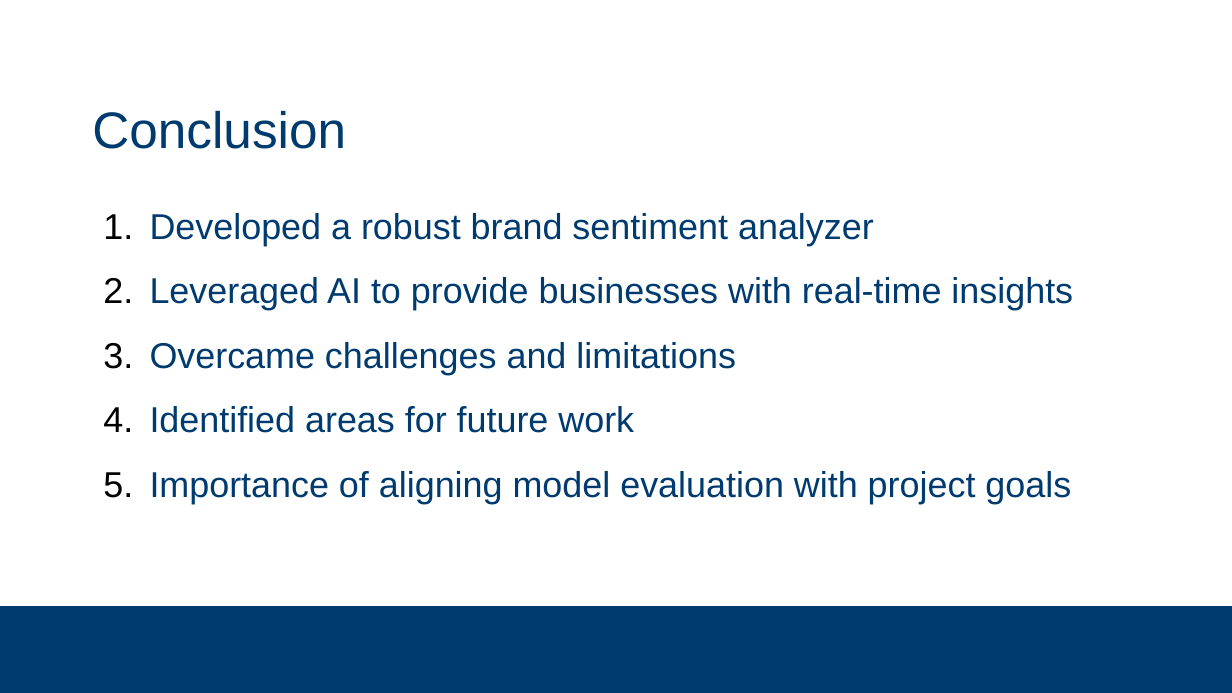
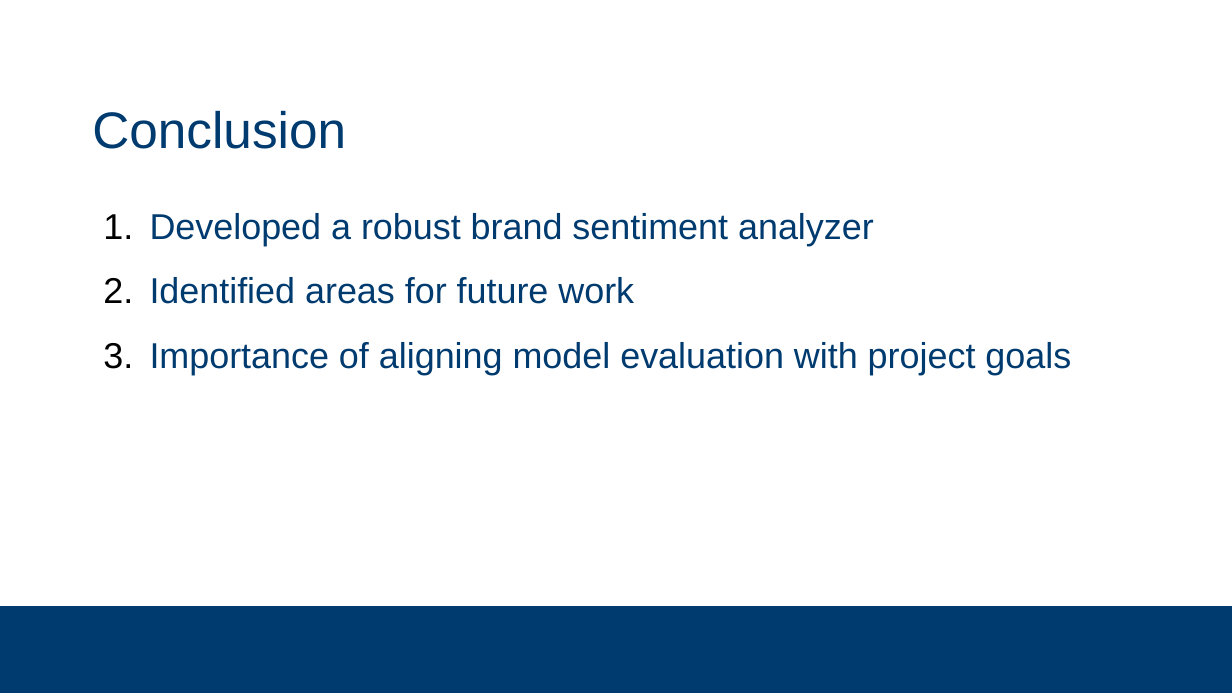
Before and after one commit to subsystem3/project, a slide deck: slide 31 of Final-Project-Team-2.pptx (slide 25 before the commit). Drawn at 1232x693 pixels with LibreOffice and Linux fonts; fonts in the diff are those of the drawing; background and template pictures are left out. Boxes give left, top, right and bottom in pixels: in the first picture for what was removed or moved away, otherwise in the second. Text is boxed around its words. In the diff, an @@ line names an element or a change of style, - is before the commit and + after.

```diff
--- a/Final-Project-Team-2.pptx
+++ b/Final-Project-Team-2.pptx
@@ text at [150, 277, 1073, 375]: paragraphs removed @@
-2. Leveraged AI to provide businesses with real-time insights
-3. Overcame challenges and limitations
```
Also in this commit, not shown: 10 other slides changed, 15 slides added, 9 slides removed.
